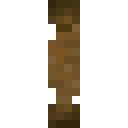
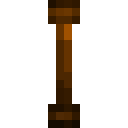
Revision of a layered 128 × 128 image; what changed, layer by layer:
painted on "pirn.png" over <box>48,0,80,128</box>
